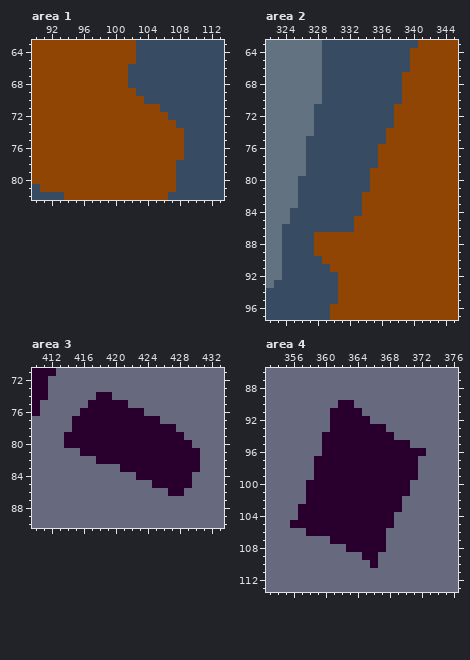
Edited in one commit: pixel-art file (palette_swap_test.ase). This is how it looked before the edit.
480x270 pixels, 1 frame. Colours within 5 levels of each other are drawn and written as one. Shown: area 1: x 90..113, y 63..82; area 2: x 322..345, y 63..97; area 3: x 410..433, y 71..90; area 4: x 353..376, y 86..113. The commit also changed other parts of the picture, which this record leaves out.
The same view after the edit:
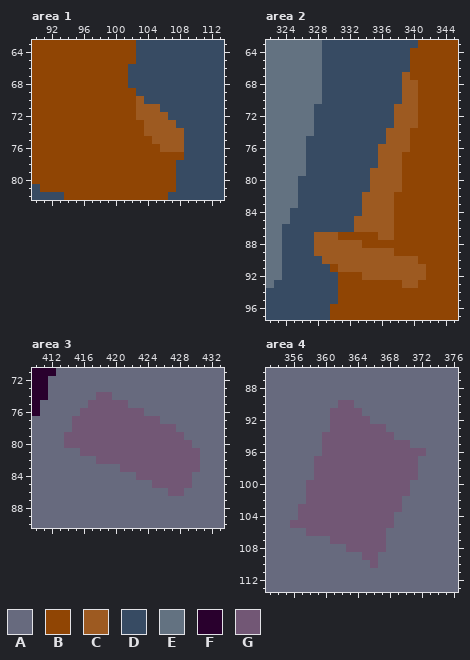
Palette (. is transparent): A #676a7e  B #904504  C #9d5a21  D #374b63  E #637281  F #29002d  G #725775
The exact change:
Changed rows in their new state; - is an unchanged pixel.
Area 1, layer "light_night":
first column x 103:
70 C-----
71 CCC---
72 CCCC--
73 -CCCC-
74 -CCCCC
75 --CCCC
76 ---CCC
Area 2, layer "light_night":
first column x 328:
67 -----------C--
68 -----------CC-
69 -----------CC-
70 -----------CC-
71 ----------CCC-
72 ----------CCC-
73 ----------CCC-
74 ---------CCC--
75 ---------CCC--
76 --------CCCC--
77 --------CCC---
78 --------CCC---
79 -------CCCC---
80 -------CCCC---
81 -------CCCC---
82 ------CCCC----
83 ------CCCC----
84 ------CCCC----
85 -----CCCCC----
86 -----CCCCC----
87 CCC-----CC----
88 CCCCCC--------
89 CCCCCCCCCC----
90 -CCCCCCCCCCCC-
91 ---CCCCCCCCCCC
92 ------CCCCCCCC
93 -----------CC-
Area 3, layer "light_night":
first column x 414:
74 ----GG-----------
75 ---GGGGG---------
76 --GGGGGGGG-------
77 -GGGGGGGGGGG-----
78 -GGGGGGGGGGGGG---
79 GGGGGGGGGGGGGGG--
80 GGGGGGGGGGGGGGGG-
81 --GGGGGGGGGGGGGGG
82 ----GGGGGGGGGGGGG
83 -------GGGGGGGGGG
84 ---------GGGGGGG-
85 -----------GGGGG-
86 -------------GG--
Area 4, layer "light_night":
first column x 356:
 90 ------GG---------
 91 -----GGGG--------
 92 -----GGGGG-------
 93 -----GGGGGGG-----
 94 ----GGGGGGGGG----
 95 ----GGGGGGGGGGG--
 96 ----GGGGGGGGGGGGG
 97 ---GGGGGGGGGGGGG-
 98 ---GGGGGGGGGGGGG-
 99 ---GGGGGGGGGGGGG-
100 --GGGGGGGGGGGGG--
101 --GGGGGGGGGGGGG--
102 --GGGGGGGGGGGG---
103 -GGGGGGGGGGGGG---
104 -GGGGGGGGGGGG----
105 GGGGGGGGGGGGG----
106 --GGGGGGGGGG-----
107 -----GGGGGGG-----
108 -------GGGGG-----
109 ---------GG------
110 ----------G------
